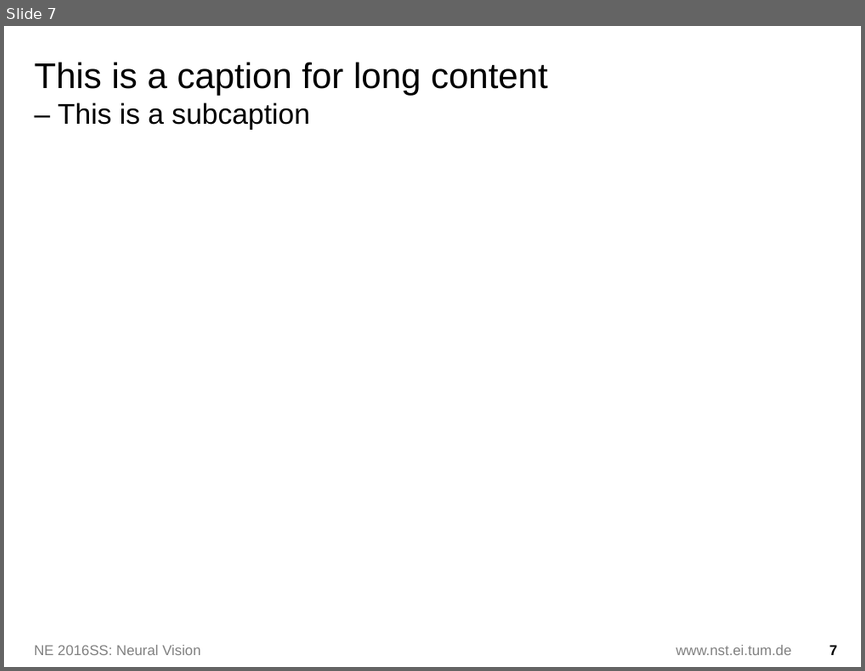
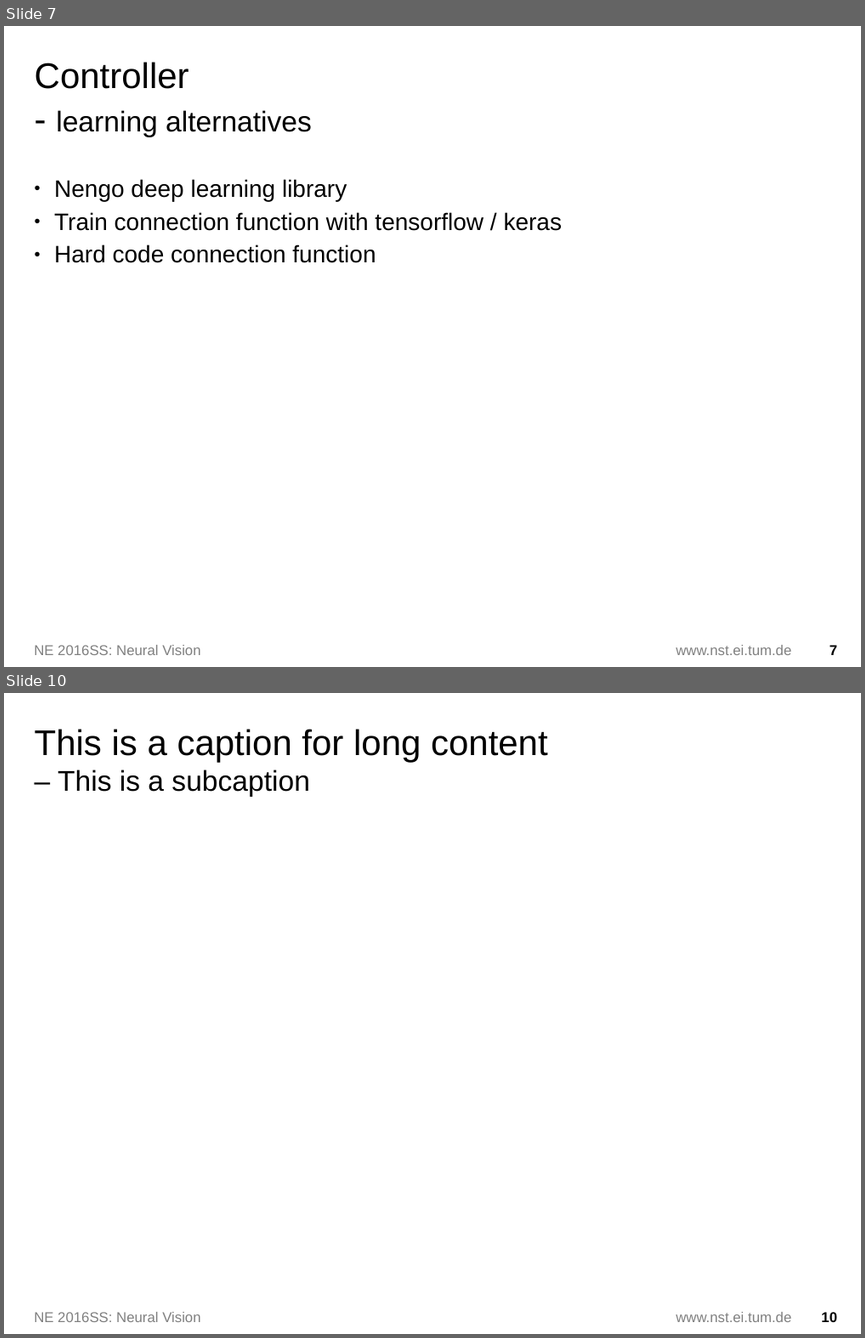
Before and after one commit to nimarb/torcs-autonomous-driving, a slide deck: presi.odp. Shown one above the other, each under a label of ours: slide 7 before the commit, slides 7 and 10 after it; the slides between them are not shown. The pictures are 865x671 and 865x1338 pixels, drawn with LibreOffice and Linux fonts; fonts in the diff are those of the drawing; background and template pictures are left out. Boxes give left, top, right and bottom in pixels: in the first picture for what was removed or moved away, otherwise in the second. Text is boxed around its words. In the diff, an @@ line names an element or a change of style, - is before the commit and + after.

```diff
--- a/presi.odp
+++ b/presi.odp
@@ slide 7 added at <box>4,26,861,667</box>, background #FFFFFF; not listed: 1 template element that a slide beside it also shows @@
@@ title added at <box>35,62,312,137</box>, 24 pt, text #000000 @@
+Controller
+- learning alternatives
@@ text added at <box>54,179,562,263</box>, 20 pt, text #000000 @@
+● Nengo deep learning library
+● Train connection function with tensorflow / keras
+● Hard code connection function
@@ text added at <box>34,645,200,655</box>, 12 pt, text #808080 @@
+NE 2016SS: Neural Vision
@@ page number added at <box>829,645,837,655</box>, 12 pt, text #000000, bold @@
+7
@@ what was slide 7 is now slide 10 @@
@@ page number at <box>821,1312,837,1322</box>: text changed @@
-7
+10
```
Also in this commit, not shown: 3 slides changed, 2 other slides added, 1 other file.
